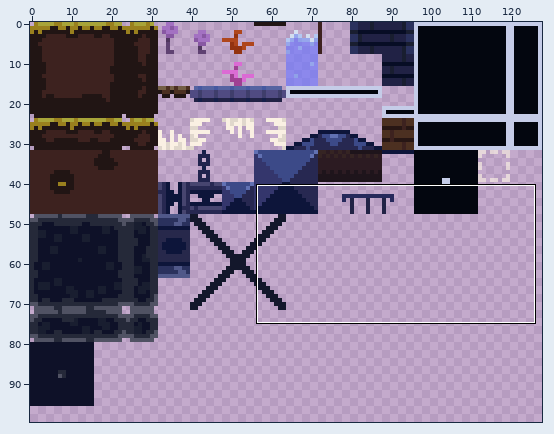
A sprite sheet gets an edit: Art/Tiles.png. Above, an overview of the earlier version with the close-up marked.
Close-up. Before:
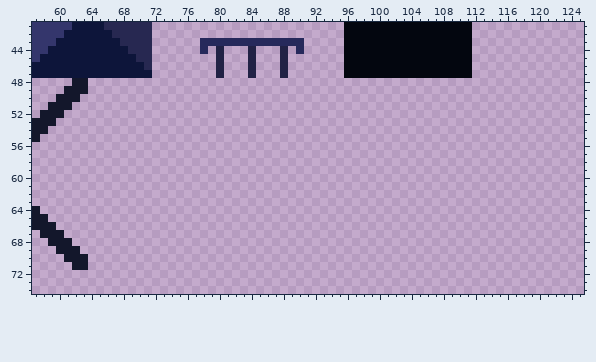
The file is 128x128 pixels. Colours within 5 levels of each other are drawn and written as one. Shown: x 57..125, y 41..74. The wide view leaves out empty margins.
The same view after the edit:
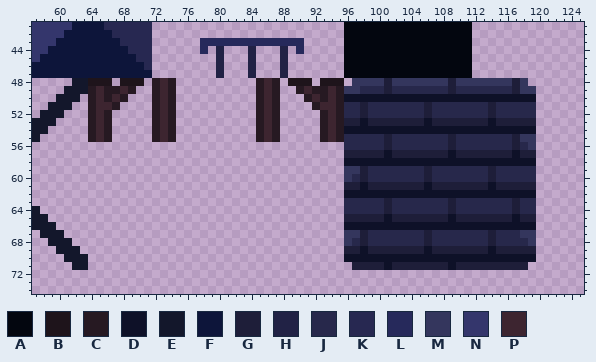
Palette (. is transparent): A #03060f  B #1e141b  C #261922  D #0e1128  E #13172b  F #0d153a  G #1e1e39  H #212245  J #27284b  K #272851  L #26295b  M #34365d  N #34366c  P #3d2530
Change:
Changed rows in their new state; - is an unchanged pixel.
first column x 64:
48 BBB-BBB-CPC----------CPC-BBB-BBB-MMMMGMMMMMMMGMMMMMMMGM-
49 CPCCPC--CPC----------CPC--CPCCPCMMJJJGJJJJJJJGJJJJJJJGMM
50 CPCPC---CPC----------CPC---CPCPCDDDDDDDDDDDDDDDDDDDDDDDD
51 CPPC----CPC----------CPC----CPPCJJGJJJJJJJGJJJJJJJGJJJJJ
52 CPC-----CPC----------CPC-----CPCJJGJJJJJJJGJJJJJJJGJJJJJ
53 CPC-----CPC----------CPC-----CPCGGDGGGGGGGDGGGGGGGDGGGGG
54 CPC-----CPC----------CPC-----CPCDDDDDDDDDDDDDDDDDDDDDDDD
55 CPC-----CPC----------CPC-----CPCJJJJJGJJJJJJJGJJJJJJJGMM
56 --------------------------------JJJJJGJJJJJJJGJJJJJJJGJM
57 --------------------------------GGGGGDGGGGGGGDGGGGGGGDGG
58 --------------------------------DDDDDDDDDDDDDDDDDDDDDDDD
59 --------------------------------MMGJJJJJJJGJJJJJJJGJJJJJ
60 --------------------------------MJGJJJJJJJGJJJJJJJGJJJJJ
61 --------------------------------GGDGGGGGGGDGGGGGGGDGGGGG
62 --------------------------------DDDDDDDDDDDDDDDDDDDDDDDD
63 --------------------------------JJJJJGJJJJJJJGJJJJJJJGJJ
64 --------------------------------JJJJJGJJJJJJJGJJJJJJJGJJ
65 --------------------------------GGGGGDGGGGGGGDGGGGGGGDGG
66 --------------------------------DDDDDDDDDDDDDDDDDDDDDDDD
67 --------------------------------MMGJJJJJJJGJJJJJJJGJJJMM
68 --------------------------------MJGJJJJJJJGJJJJJJJGJJJJM
69 --------------------------------GGDGGGGGGGDGGGGGGGDGGGGG
70 --------------------------------DDDDDDDDDDDDDDDDDDDDDDDD
71 ---------------------------------GGGGDGGGGGGGDGGGGGGGGG-
